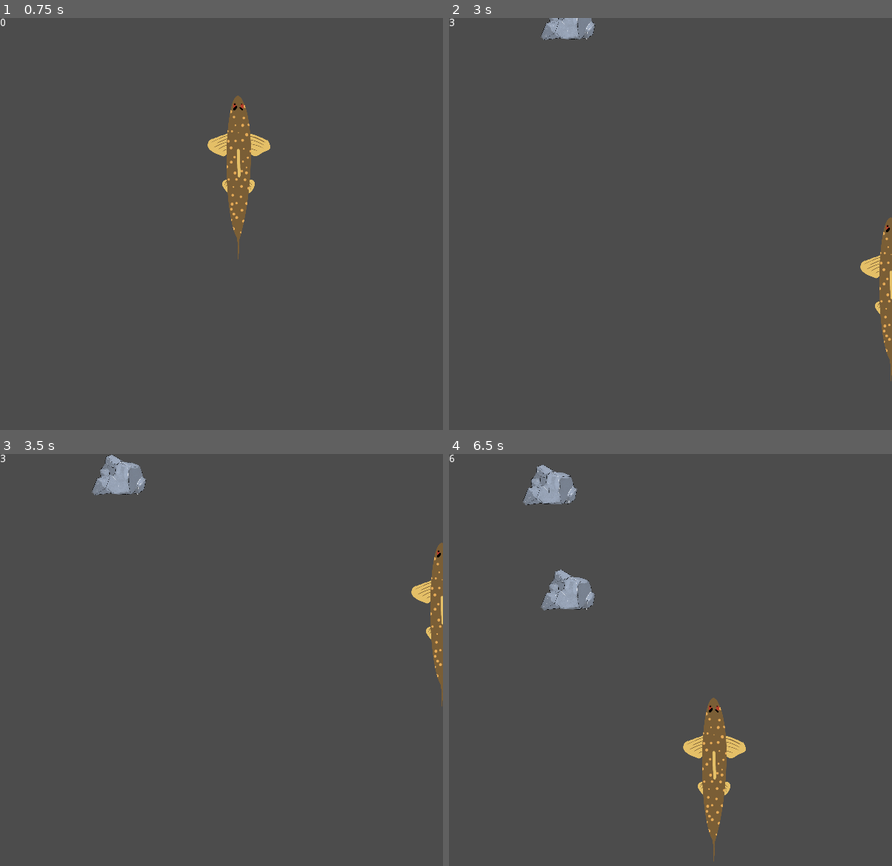
Above: before the commit, frames 1-4 (two rows, left to right).
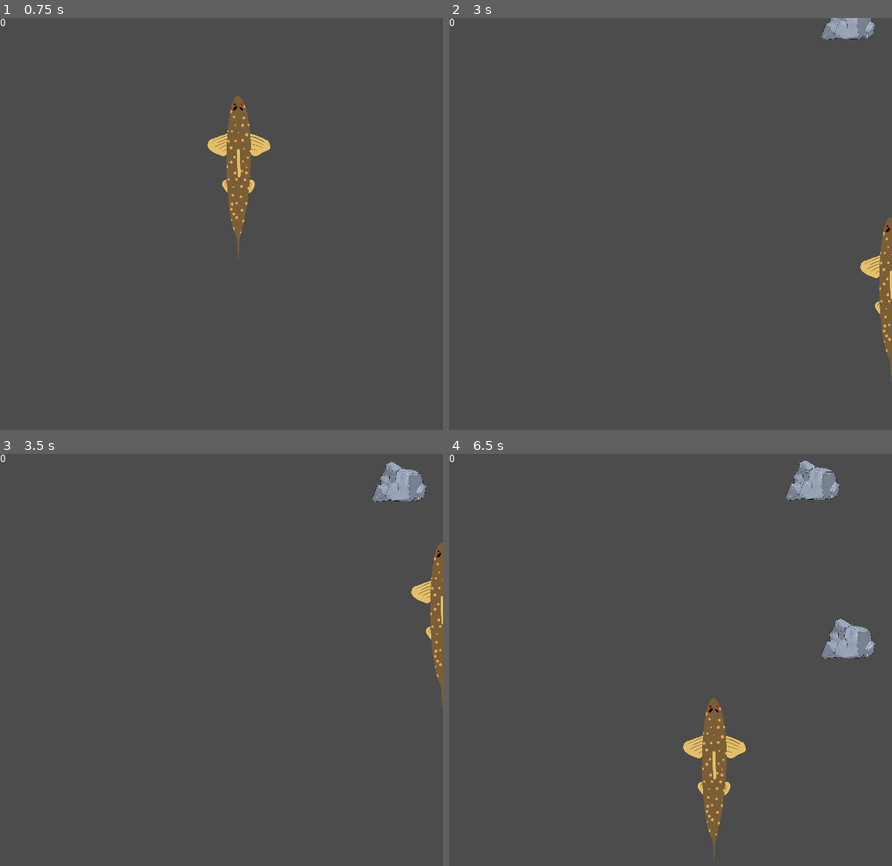
Above: after the commit, the same moments.

Repository: agoryu/NexunterProject
Game: Godot game, scene res://Scenes/Game.tscn
The game is run twice, just before and just after one commit, with the same random seed, the same clock (stepped at 60 frames per second) and the same inputs.
Inputs:
- Up to frame 1 (0.75 s): tap Enter (ui_accept) at 0.5 s; hold Right (ui_right) from 0.53 s (still down)
- Up to frame 2 (3 s): tap Enter (ui_accept) at 0.77, 1.52, 2.75 s; release Right (ui_right) at 1.28 s; hold Down (ui_down) 1.28-2.03 s; hold Right (ui_right) 2.03-2.78 s; hold Up (ui_up) from 2.78 s (still down)
- Up to frame 3 (3.5 s): keep holding Up (ui_up); tap Enter (ui_accept) at 3.02 s
- Up to frame 4 (6.5 s): release Up (ui_up) at 3.53 s; hold Left (ui_left) 3.53-5.03 s; tap Enter (ui_accept) at 3.77, 4.52, 6.02 s; hold Down (ui_down) 5.03-5.78 s; hold Right (ui_right) from 5.78 s (still down)

Frame 1 is identical in both runs. In frame 2, 1.1% of the frame differs, in the area x 0-97%, y 0-6%; in frame 3, 1.6%; in frame 4, 3.3%, in the area x 0-97%, y 0-50%.

Commit message:
correction null instance

Diff:
--- a/Scenes/Game.tscn
+++ b/Scenes/Game.tscn
@@ -1,9 +1,10 @@
-[gd_scene load_steps=5 format=2]
+[gd_scene load_steps=6 format=2]
 
 [ext_resource path="res://Scenes/Levels/Level.tscn" type="PackedScene" id=1]
 [ext_resource path="res://Scenes/Characters/Player.tscn" type="PackedScene" id=2]
 [ext_resource path="res://Scripts/Game.gd" type="Script" id=3]
 [ext_resource path="res://Scenes/Screens/UI.tscn" type="PackedScene" id=4]
+[ext_resource path="res://Assets/Musics/Game_Over.wav" type="AudioStream" id=5]
 
 [node name="Game" type="Node2D"]
 script = ExtResource( 3 )
@@ -19,6 +20,6 @@
 autostart = true
 
 [node name="AudioStreamPlayer2D" type="AudioStreamPlayer2D" parent="."]
+stream = ExtResource( 5 )
 
-[connection signal="update_scrore" from="." to="UI" method="_on_Game_update_scrore"]
 [connection signal="timeout" from="TimerScore" to="." method="_on_Timer_timeout"]
--- a/Scripts/Game.gd
+++ b/Scripts/Game.gd
@@ -1,7 +1,7 @@
 extends Node2D
 
 signal game_over_signal
-signal update_scrore
+signal update_score
 
 onready var timer_score = $TimerScore
 onready var tree := get_tree()
@@ -11,10 +11,14 @@
 func _ready():
 	score = 0
 
+func _process(delta):
+	if not $AudioStreamPlayer2D.playing:
+		$AudioStreamPlayer2D.play()
+
 func _on_Timer_timeout():
 	score += 1
 	print(score)
-	emit_signal("update_scrore", score)
+	emit_signal("update_score", score)
 
 func game_over():
 	#timer_score.stop()
--- a/Scripts/Objects/Rock.gd
+++ b/Scripts/Objects/Rock.gd
@@ -11,6 +11,6 @@
 func _physics_process(delta):
 	self.position.y += speed * delta
 
-
 func _on_Rock_body_shape_entered(body_rid, body, body_shape_index, local_shape_index):
-	Game.game_over()
+	#Game.game_over()
+	pass
--- a/Scripts/Screens/UI.gd
+++ b/Scripts/Screens/UI.gd
@@ -4,9 +4,10 @@
 onready var game_over_node = $GameOver
 
 func _ready():
-	Game.connect("game_over_signal", self, "game_over")
+	#Game.connect("game_over_signal", self, "game_over")
+	pass
 
-func _on_Game_update_scrore(score : int):
+func _on_Game_update_score(score : int):
 	$Score.text = "%s" % score
 
 func game_over():
--- a/project.godot
+++ b/project.godot
@@ -13,10 +13,6 @@
 config/name="NexunterProject"
 run/main_scene="res://Scenes/Game.tscn"
 config/icon="res://icon.png"
-
-[autoload]
-
-Game="*res://Scripts/Game.gd"
 
 [display]
 
Not shown, added: Assets/Musics/Game_Over.wav.import
Not shown, added: Assets/Musics/Game_Over.wav
Not shown, changed: Assets/Musics/Truite.m4a
